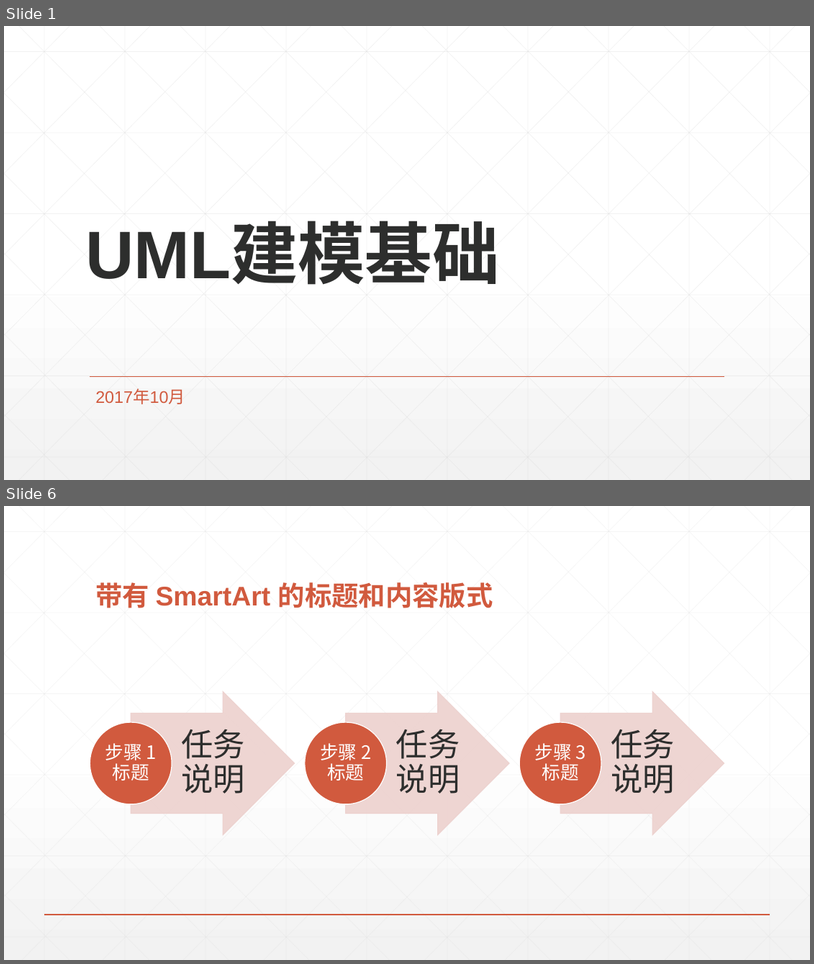
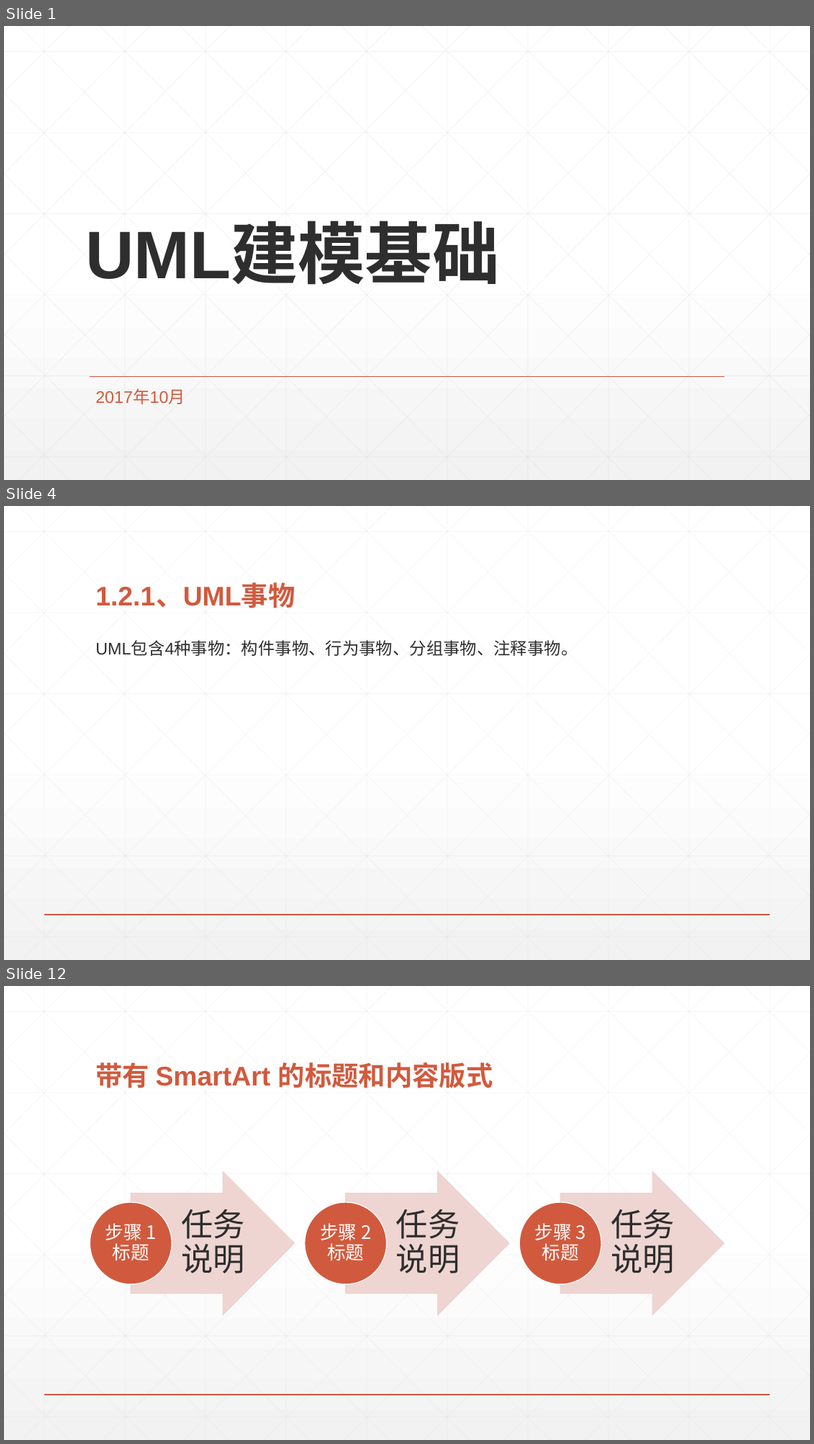
Before and after one commit to taony/Notes-UML, a slide deck: UML建模基础.pptx. Shown one above the other, each under a label of ours: slides 1 and 6 before the commit, slides 1, 4 and 12 after it; the slides between them are not shown. The pictures are 814x964 and 814x1444 pixels, drawn with LibreOffice and Linux fonts; fonts in the diff are those of the drawing. Boxes give left, top, right and bottom in pixels: in the first picture for what was removed or moved away, otherwise in the second. Text is boxed around its words. In the diff, an @@ line names an element or a change of style, - is before the commit and + after.

```diff
--- a/UML建模基础.pptx
+++ b/UML建模基础.pptx
@@ slide 4 added at box(4, 506, 810, 960), background gradient #FFFFFF to #F2F2F2; not listed: 47 template elements that a slide beside it also shows @@
@@ title added at box(95, 584, 295, 608), 32 pt, text #D15A3E, bold @@
+1.2.1 、UML事物
@@ text added at box(95, 641, 578, 656), 20 pt, text #2D2E2D @@
+UML包含4种事物：构件事物、行为事物、分组事物、注释事物。
@@ what was slide 6 is now slide 12 @@
```
Also in this commit, not shown: 1 slide changed, 8 other slides added, 3 slides removed, 1 other file.
